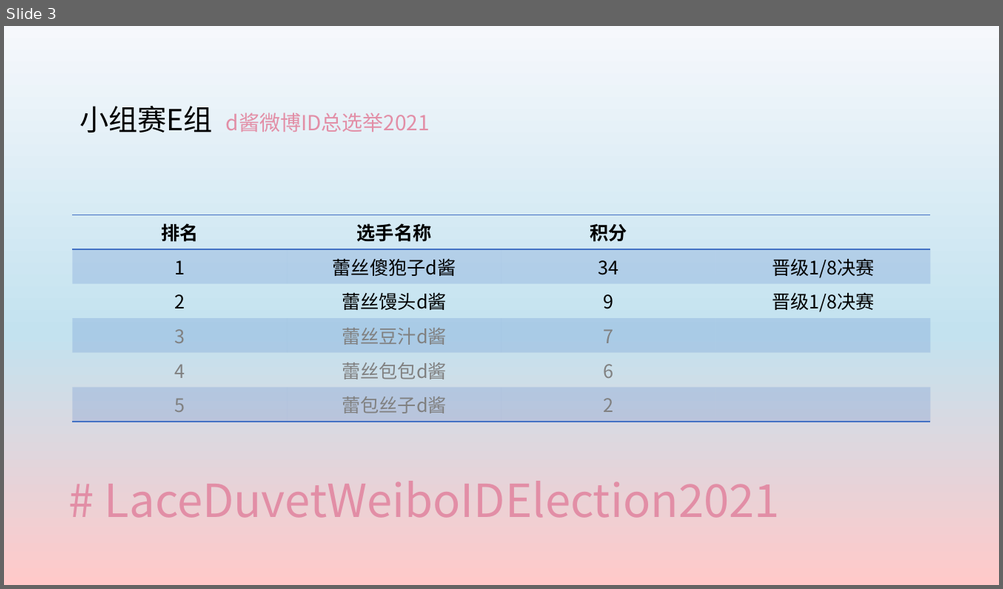
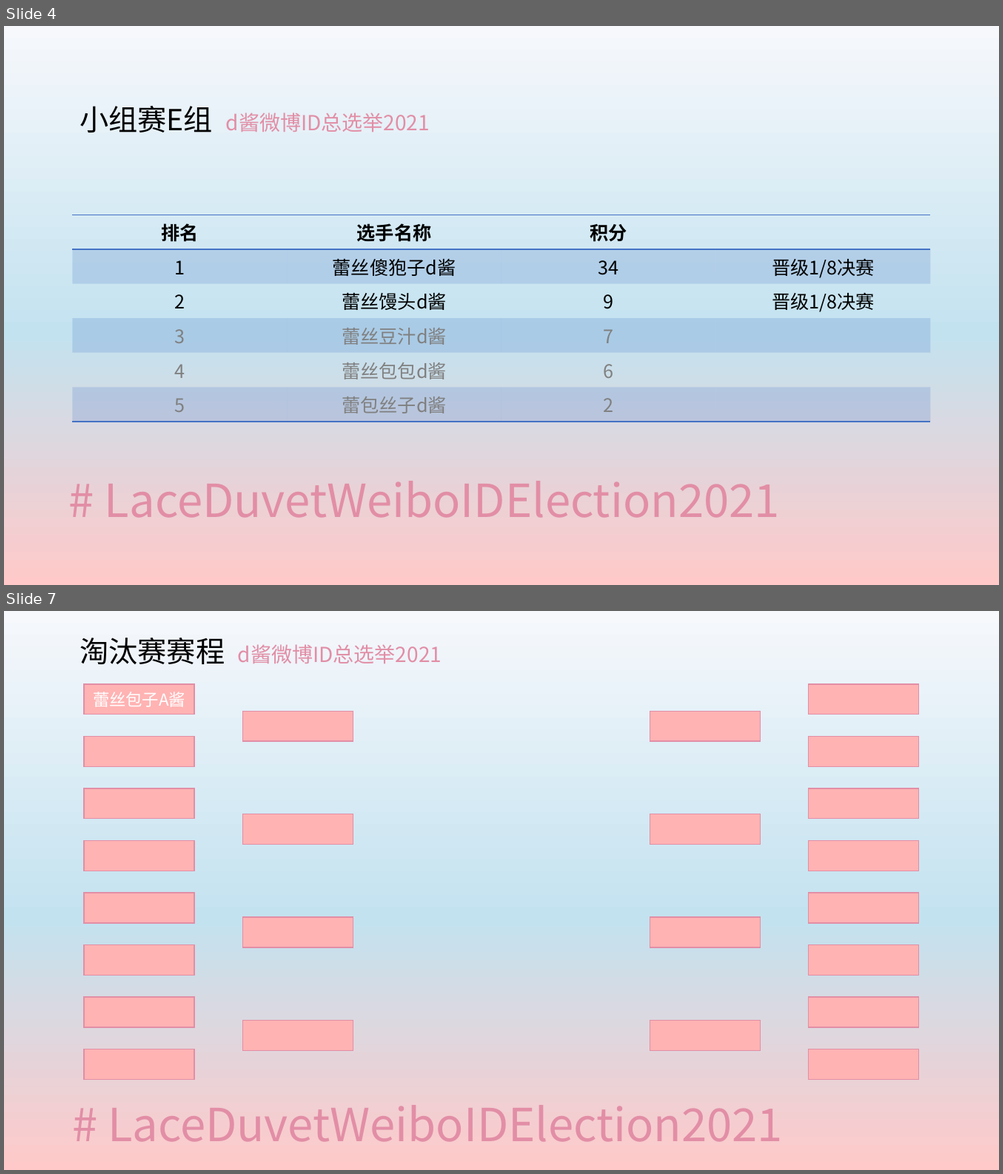
Before and after one commit to yyyeying/LaceDuvetWeiboIDElection2021, a slide deck: documents/race_profile/result_board.pptx. Shown one above the other, each under a label of ours: slide 3 before the commit, slides 4 and 7 after it; the slides between them are not shown. The pictures are 1003x589 and 1003x1174 pixels, drawn with LibreOffice and Linux fonts; fonts in the diff are those of the drawing. Boxes give left, top, right and bottom in pixels: in the first picture for what was removed or moved away, otherwise in the second. Text is boxed around its words. In the diff, an @@ line names an element or a change of style, - is before the commit and + after.

```diff
--- a/documents/race_profile/result_board.pptx
+++ b/documents/race_profile/result_board.pptx
@@ slide 7 added at <box>4,611,999,1170</box>, background gradient #F6F8FC to #C3E2EF to #FFC9C9 @@
@@ text added at <box>79,638,441,664</box>, 20 pt, text #E28EA6 @@
+淘汰赛赛程 d酱微博ID总选举2021
@@ rectangle added at <box>84,684,194,715</box>, fill #FFB3B3, outline #E28EA6 1 pt, 16 pt, text #FFFFFF @@
+蕾丝包子A酱
@@ rectangle added at <box>808,684,919,715</box>, fill #FFB3B3, outline #E28EA6 1 pt @@
@@ rectangle added at <box>243,711,353,741</box>, fill #FFB3B3, outline #E28EA6 1 pt @@
@@ rectangle added at <box>650,711,760,741</box>, fill #FFB3B3, outline #E28EA6 1 pt @@
@@ rectangle added at <box>84,736,194,767</box>, fill #FFB3B3, outline #E28EA6 1 pt @@
@@ rectangle added at <box>808,736,919,767</box>, fill #FFB3B3, outline #E28EA6 1 pt @@
@@ rectangle added at <box>84,789,194,819</box>, fill #FFB3B3, outline #E28EA6 1 pt @@
@@ rectangle added at <box>808,789,919,819</box>, fill #FFB3B3, outline #E28EA6 1 pt @@
@@ rectangle added at <box>243,814,353,845</box>, fill #FFB3B3, outline #E28EA6 1 pt @@
@@ rectangle added at <box>650,814,760,845</box>, fill #FFB3B3, outline #E28EA6 1 pt @@
@@ rectangle added at <box>84,841,194,871</box>, fill #FFB3B3, outline #E28EA6 1 pt @@
@@ rectangle added at <box>808,841,919,871</box>, fill #FFB3B3, outline #E28EA6 1 pt @@
@@ rectangle added at <box>84,893,194,923</box>, fill #FFB3B3, outline #E28EA6 1 pt @@
@@ rectangle added at <box>808,893,919,923</box>, fill #FFB3B3, outline #E28EA6 1 pt @@
@@ rectangle added at <box>243,917,353,948</box>, fill #FFB3B3, outline #E28EA6 1 pt @@
@@ rectangle added at <box>650,917,760,948</box>, fill #FFB3B3, outline #E28EA6 1 pt @@
@@ rectangle added at <box>84,945,194,976</box>, fill #FFB3B3, outline #E28EA6 1 pt @@
@@ rectangle added at <box>808,945,919,976</box>, fill #FFB3B3, outline #E28EA6 1 pt @@
@@ rectangle added at <box>84,997,194,1028</box>, fill #FFB3B3, outline #E28EA6 1 pt @@
@@ rectangle added at <box>808,997,919,1028</box>, fill #FFB3B3, outline #E28EA6 1 pt @@
@@ rectangle added at <box>243,1021,353,1051</box>, fill #FFB3B3, outline #E28EA6 1 pt @@
@@ rectangle added at <box>650,1021,760,1051</box>, fill #FFB3B3, outline #E28EA6 1 pt @@
@@ rectangle added at <box>84,1050,194,1080</box>, fill #FFB3B3, outline #E28EA6 1 pt @@
@@ rectangle added at <box>808,1050,919,1080</box>, fill #FFB3B3, outline #E28EA6 1 pt @@
@@ title added at <box>108,1105,782,1142</box>, 44 pt, text #E28EA6 @@
+# LaceDuvetWeiboIDElection2021
@@ what was slide 3 is now slide 4 @@
```
Also in this commit, not shown: 1 slide changed, 2 other slides added, 4 other files.
